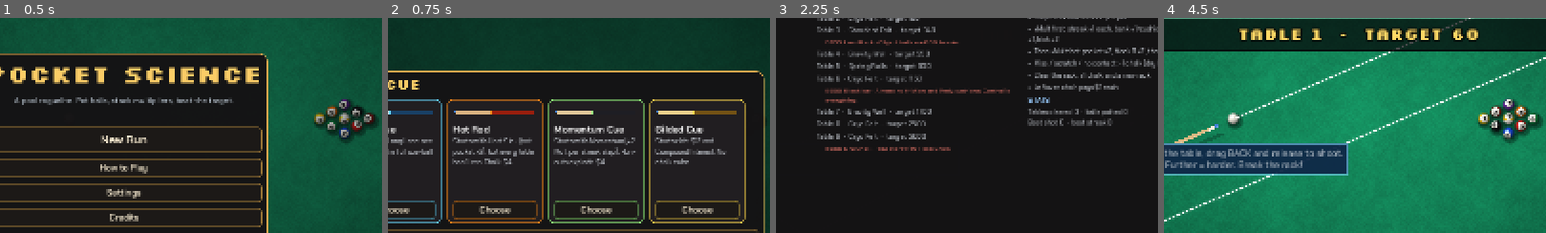
Above: before the commit, frames 1-4 (left to right).
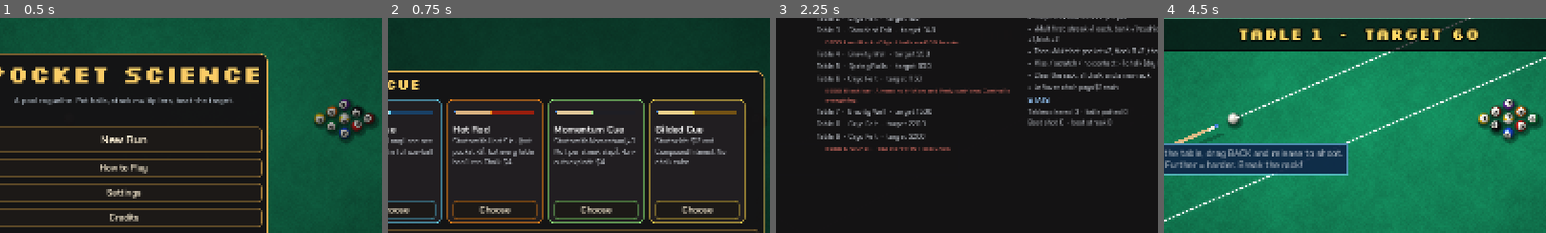
Above: after the commit, the same moments.

Repository: jordanbenjaminmitchell/pocket-science
Game: Godot game, scene res://main.tscn
Two runs of this game, one before a commit and one after it. Both use one fixed random seed, a clock stepped at 60 frames per second and the inputs below.
Inputs (mouse positions are % of the whole screen's width and height, from its top left):
- Up to frame 1 (0.5 s): no input
- Up to frame 2 (0.75 s): click "New Run" at 0.5 s
- Up to frame 3 (2.25 s): click "Choose" at 1.25 s; click "Run info [Tab]" at 2 s
- Up to frame 4 (4.5 s): tap Enter at 2.75, 4.25, 4.35 s; drag from (10, 81) to (60, 28) at 2.77 s; tap Space at 3.5 s; drag from (30, 55) to (45, 70) at 3.52 s; move the mouse to (60, 28) at 4.27 s; hold Right from 4.28 s (still down)
The pictures show only the part of the screen within x 35-85%, y 17-67%; the shares and areas given below are measured in that part.

Frame 1 is identical in both runs. In frame 2, less than 0.1% of the frame differs, in the area x 63-65%, y 57-59%; in frame 3, 0.1%, in the area x 35-41%, y 42-57%; in frame 4, nothing differs.

Commit message:
Balance round 3: easier late targets, fixed-pocket One Pocket x3, tougher Tilt/Heavy Cue, Overflow carries score, Momentum x3, High Roller 8+

Diff:
--- a/src/game/catalog.gd
+++ b/src/game/catalog.gd
@@ -33,7 +33,7 @@
 	"kick": {"name": "Kick Drum", "r": 1, "cost": 6, "icon": "↯", "fam": "cue", "desc": "Kick shots (cue hits a cushion first) that pot: ×2 Mult."},
 	"chain": {"name": "Chain Reaction", "r": 1, "cost": 7, "icon": "∞", "fam": "combo", "desc": "Combination pots (object ball into object ball) give ×2 Mult."},
 	"multi": {"name": "Cluster Theory", "r": 1, "cost": 6, "icon": "⁂", "fam": "combo", "desc": "Every extra ball potted in one shot gives +3 Mult instead of +1."},
-	"streak": {"name": "Momentum", "r": 1, "cost": 7, "icon": "»", "fam": "streak", "desc": "Your streak gives +2 Mult per step instead of +1."},
+	"streak": {"name": "Momentum", "r": 1, "cost": 7, "icon": "»", "fam": "streak", "desc": "Your streak gives +3 Mult per step instead of +1."},
 	"heat": {"name": "Heat Sink", "r": 1, "cost": 6, "icon": "♨", "fam": "pocket", "desc": "The hot pocket gives ×3 Mult instead of ×2, and +20 Chips."},
 	"power": {"name": "Kinetic Energy", "r": 1, "cost": 5, "icon": "⚡", "fam": "cue", "desc": "Shots at 85%+ power that pot give +5 Mult."},
 	"finesse": {"name": "Finesse", "r": 1, "cost": 6, "icon": "~", "fam": "cue", "desc": "Shots at 35% power or less that pot give ×2 Chips."},
@@ -69,7 +69,7 @@
 	"migration": {"name": "Stay Hot", "r": 1, "cost": 6, "icon": "♨", "fam": "pocket", "desc": "The hot pocket only moves after a shot that does not score."},
 	# ---- Ball numbers
 	"lowball": {"name": "Low Ball", "r": 0, "cost": 4, "icon": "₁", "fam": "number", "desc": "Balls 1, 2 and 3 give +4 Mult."},
-	"highball": {"name": "High Roller", "r": 0, "cost": 4, "icon": "¹⁵", "fam": "number", "desc": "Balls 10 to 15 give +40 Chips."},
+	"highball": {"name": "High Roller", "r": 0, "cost": 4, "icon": "¹⁵", "fam": "number", "desc": "Balls 8 and above give +35 Chips."},
 	"fibonacci": {"name": "Fibonacci", "r": 1, "cost": 6, "icon": "𝑓", "fam": "number", "desc": "Balls 1, 2, 3, 5, 8 and 13 give +3 Mult."},
 	"rotation": {"name": "Rotation", "r": 1, "cost": 6, "icon": "①", "fam": "number", "desc": "Potting the lowest-numbered ball on the table gives ×1.5 Mult."},
 	"moneyball": {"name": "Money Ball", "r": 1, "cost": 7, "icon": "⑨", "fam": "number", "desc": "Potting the highest-numbered ball on the table gives ×2 Mult and $2."},
@@ -78,7 +78,7 @@
 	"venture": {"name": "Venture Capital", "r": 1, "cost": 6, "icon": "↗", "fam": "money", "desc": "+1 Mult for every $5 you hold (max +6)."},
 	"hunter": {"name": "Bounty Hunter", "r": 0, "cost": 4, "icon": "★", "fam": "money", "desc": "Bounties pay double."},
 	"coupon": {"name": "Coupon Book", "r": 0, "cost": 3, "icon": "%", "fam": "money", "desc": "Rerolls in the Lab Supply start at $1."},
-	"overflow": {"name": "Overflow", "r": 1, "cost": 5, "icon": "≋", "fam": "money", "desc": "When a table is cleared, earn $1 for every 20% you scored over the target (max $6)."},
+	"overflow": {"name": "Overflow", "r": 1, "cost": 5, "icon": "≋", "fam": "money", "desc": "Points scored over a table's target carry into the next table (up to 25% of its target)."},
 	# ---- Risk & build-around
 	"glasscannon": {"name": "Glass Cannon", "r": 2, "cost": 8, "icon": "✦", "fam": "risk", "desc": "×3 Mult on every scoring shot, but misses and scratches cost 2 Chalk."},
 	"minimalist": {"name": "Minimalist", "r": 2, "cost": 7, "icon": "□", "fam": "risk", "desc": "×1.5 Mult for every empty Formula slot."},
@@ -113,7 +113,7 @@
 		"shaft": Color(0.8, 0.86, 0.9), "butt": Color(0.1, 0.25, 0.4), "accent": Color(0.4, 0.85, 1.0)},
 	"hotrod": {"name": "Hot Rod", "desc": "Starts with Heat Sink (hot pocket ×3), but every table has 1 less Chalk. $4.", "money": 4, "formulas": ["heat"], "reagents": [], "chalk": -1,
 		"shaft": Color(0.85, 0.7, 0.5), "butt": Color(0.6, 0.12, 0.05), "accent": Color(1.0, 0.55, 0.1)},
-	"momentum": {"name": "Momentum Cue", "desc": "Starts with Momentum (+2 Mult per streak step). Run-outs explode. $4.", "money": 4, "formulas": ["streak"], "reagents": [], "chalk": 0,
+	"momentum": {"name": "Momentum Cue", "desc": "Starts with Momentum (+3 Mult per streak step). Run-outs explode. $4.", "money": 4, "formulas": ["streak"], "reagents": [], "chalk": 0,
 		"shaft": Color(0.88, 0.78, 0.6), "butt": Color(0.12, 0.12, 0.14), "accent": Color(0.6, 1.0, 0.5)},
 	"gilded": {"name": "Gilded Cue", "desc": "Starts rich: $12 and Compound Interest. No chalk cube.", "money": 12, "formulas": ["interest"], "reagents": [], "chalk": 0,
 		"shaft": Color(0.92, 0.82, 0.55), "butt": Color(0.45, 0.32, 0.08), "accent": Color(1.0, 0.85, 0.3)},
@@ -130,16 +130,16 @@
 
 ## Anomalies are boss rules on every third table.
 const ANOMALIES := {
-	"tight": {"name": "Tight Pockets", "desc": "Pockets are 15% narrower."},
+	"tight": {"name": "Tight Pockets", "desc": "Pockets are 12% narrower."},
 	"sealed": {"name": "Sealed Sides", "desc": "Both side pockets are closed."},
 	"lead": {"name": "Lead Rack", "desc": "Object balls are 60% heavier."},
 	"fog": {"name": "Fog", "desc": "The guideline stops at the ghost ball."},
 	"dry": {"name": "Dry Chalk", "desc": "You start with 1 less Chalk."},
 	"cold": {"name": "Cold Pockets", "desc": "There is no hot pocket."},
 	"shrink": {"name": "Shrinking Pockets", "desc": "Every pocket narrows by 3% after each shot (down to 75%)."},
-	"onepocket": {"name": "One Pocket", "desc": "Only pots into the hot pocket score. Pots elsewhere score nothing (no Chalk lost). The hot pocket still moves."},
+	"onepocket": {"name": "One Pocket", "desc": "Only the hot pocket scores, and it pays ×3. It stays put all table. Pots elsewhere score nothing (no Chalk lost)."},
 	"rotation": {"name": "Rotation Rules", "desc": "You must hit the lowest-numbered ball first, or the shot is a foul."},
-	"heavycue": {"name": "Heavy Cue Ball", "desc": "The cue ball is 60% heavier: it follows through and scratches more."},
+	"heavycue": {"name": "Heavy Cue Ball", "desc": "The cue ball is twice as heavy: it follows through and scratches more."},
 	"blackice": {"name": "Black Ice", "desc": "Almost no friction and lively cushions. Control is everything."},
 	"taxman": {"name": "The Taxman", "desc": "Every scoring shot loses 15% of its Chips."},
 	"blind": {"name": "Blind Pockets", "desc": "The guideline never turns gold and pots show no value tag."},
@@ -168,9 +168,9 @@
 	{"target": 550, "rack": "ten"},
 	{"target": 800, "rack": "ten"},
 	{"target": 1150, "rack": "fifteen", "boss": true},
-	{"target": 1700, "rack": "fifteen"},
-	{"target": 2500, "rack": "fifteen"},
-	{"target": 3600, "rack": "fifteen", "boss": true},
+	{"target": 1500, "rack": "fifteen"},
+	{"target": 2200, "rack": "fifteen"},
+	{"target": 3200, "rack": "fifteen", "boss": true},
 ]
 
 
--- a/src/game/run_state.gd
+++ b/src/game/run_state.gd
@@ -36,6 +36,7 @@
 var pockets_used: Array = []
 var shrink_steps := 0
 var insured_used := 0
+var carry := 0           # Overflow: score carried into the next table
 
 # Run stats
 var total_pots := 0
@@ -101,7 +102,8 @@
 
 
 func begin_table() -> void:
-	score = 0
+	score = carry
+	carry = 0
 	streak = 0
 	shots_taken = 0
 	racks_cleared = 0
@@ -155,6 +157,8 @@
 	if current().anomaly == "cold":
 		hot_pocket = -1
 		return
+	if current().anomaly == "onepocket" and avoid >= 0:
+		return   # One Pocket: the pocket is fixed for the whole table
 	var choices: Array = []
 	for k in 6:
 		if k == avoid:
@@ -174,7 +178,7 @@
 	if formulas.has("jaws"):
 		s *= 1.12
 	if current().anomaly == "tight":
-		s *= 0.85
+		s *= 0.88
 	if current().anomaly == "shrink":
 		s *= maxf(0.75, 1.0 - 0.03 * shrink_steps)
 	return s
@@ -205,10 +209,10 @@
 			rows.append(["Compound interest", i])
 	if formulas.has("thrift") and chalk >= 2:
 		rows.append(["Thrift", 3])
-	if formulas.has("overflow") and target() > 0:
-		var over := int(floor((score - target()) / (target() * 0.2)))
-		if over > 0:
-			rows.append(["Overflow", mini(over, 6)])
+	if formulas.has("overflow"):
+		var nxt := table_index + 1
+		var next_target: int = plan[nxt].target if nxt < plan.size() else int(target() * 1.6)
+		carry = mini(maxi(score - target(), 0), int(next_target * 0.25))
 	var total := 0
 	for r in rows:
 		total += r[1]
@@ -423,12 +427,12 @@
 			s.drag = 0.03
 			s.rail_e = 0.9
 		"tilt":
-			s.tilt = Vector2(0, 55.0 if (seed_value + table_index) % 2 == 0 else -55.0)
+			s.tilt = Vector2(0, 90.0 if (seed_value + table_index) % 2 == 0 else -90.0)
 	for i in s.count():
 		var m := 1.0
 		if s.num[i] == 0:
 			if t.anomaly == "heavycue":
-				m = 1.6
+				m = 2.0
 		else:
 			if t.anomaly == "lead":
 				m = 1.6
@@ -481,7 +485,7 @@
 		"money": money, "formulas": formulas, "reagents": reagents, "isotopes": iso,
 		"catalyst": catalyst, "plan": plan, "endless": endless, "total_pots": total_pots,
 		"best_shot": best_shot, "tables_cleared": tables_cleared, "best_streak": best_streak,
-		"phase": phase,
+		"phase": phase, "carry": carry,
 	}
 	if phase == "table":
 		d["table"] = {
@@ -574,6 +578,7 @@
 	best_shot = int(d.get("best_shot", 0))
 	tables_cleared = int(d.get("tables_cleared", 0))
 	best_streak = int(d.get("best_streak", 0))
+	carry = int(d.get("carry", 0))
 	# v1 saves only knew "start of table".
 	phase = str(d.get("phase", "table"))
 	table_snapshot = {}
--- a/src/game/scorer.gd
+++ b/src/game/scorer.gd
@@ -82,7 +82,7 @@
 	var lines: Array = out.lines
 	var streak: int = ctx.get("streak", 0)
 	if streak > 0:
-		var per := 2.0 if formulas.has("streak") else 1.0
+		var per := 3.0 if formulas.has("streak") else 1.0
 		lines.append(_l("Streak %d" % streak, "mult", per * streak))
 
 	var gold_paid := 0
@@ -148,7 +148,7 @@
 		if idx >= 1:
 			lines.append(_l("Cluster", "mult", 3 if formulas.has("multi") else 1, n, k))
 		if k == hot:
-			lines.append(_l("Hot pocket", "xmult", 3 if formulas.has("heat") else 2, n, k))
+			lines.append(_l("Hot pocket", "xmult", 3 if (formulas.has("heat") or anomaly == "onepocket") else 2, n, k))
 			if formulas.has("heat"):
 				lines.append(_l("Heat Sink", "chips", 20, n, k))
 		if n == 8:
@@ -161,8 +161,8 @@
 			lines.append(_l("Hot Hand", "chips", 20, n, k))
 		if formulas.has("lowball") and n <= 3:
 			lines.append(_l("Low Ball", "mult", 4, n, k))
-		if formulas.has("highball") and n >= 10:
-			lines.append(_l("High Roller", "chips", 40, n, k))
+		if formulas.has("highball") and n >= 8:
+			lines.append(_l("High Roller", "chips", 35, n, k))
 		if formulas.has("fibonacci") and [1, 2, 3, 5, 8, 13].has(n):
 			lines.append(_l("Fibonacci", "mult", 3, n, k))
 		if formulas.has("rotation") and n == lowest:
--- a/src/main.gd
+++ b/src/main.gd
@@ -128,7 +128,7 @@
 			sfx.play_music("boss")
 		else:
 			sfx.play_music(lab)
-	view.hot_mult = 3 if run.formulas.has("heat") else 2
+	view.hot_mult = 3 if (run.formulas.has("heat") or t.anomaly == "onepocket") else 2
 	view.hot_pocket = run.hot_pocket
 	_refresh_hud()
 
@@ -1239,7 +1239,7 @@
 		lbl_bounty.text = ("✔ " if run.bounty_done else "★ ") + "Bounty: %s  +$%d" % [bt.name, bt.reward]
 		lbl_bounty.add_theme_color_override("font_color", Color(0.5, 1.0, 0.6) if run.bounty_done else Color(1.0, 0.85, 0.35))
 	chalk_pips.set_count(run.chalk, run.max_chalk())
-	var per := 2.0 if run.formulas.has("streak") else 1.0
+	var per := 3.0 if run.formulas.has("streak") else 1.0
 	lbl_streak.text = "%d  (+%s Mult)" % [run.streak, _fmt(run.streak * per)] if run.streak > 0 else "0"
 	lbl_money.text = "$%d" % run.money
 	var flags: Array[String] = []
@@ -1971,10 +1971,11 @@
 	run.begin_table()
 	_setup_table()
 	_save_progress()
-	_animate_score(0, 0)
+	# Overflow can start a table with carried-over points.
 	shown_score = 0
+	_animate_score(0, run.score)
 	_set_chips_mult(0, 1)
-	lbl_line.text = "Pot balls to score Chips × Mult"
+	lbl_line.text = "Overflow carried %d points" % run.score if run.score > 0 else "Pot balls to score Chips × Mult"
 	_enter_aim()
 	var t := run.current()
 	var msg := "TABLE %d  ·  TARGET %d" % [run.table_index + 1, run.target()]
@@ -2170,7 +2171,7 @@
 	c3.add_theme_constant_override("separation", 6)
 	cols.add_child(c3)
 	c3.add_child(_label("SCORING", 16, Color(0.6, 0.8, 1.0)))
-	var streak_per := 2 if run.formulas.has("streak") else 1
+	var streak_per := 3 if run.formulas.has("streak") else 1
 	var hot_x := 3 if run.formulas.has("heat") else 2
 	var rules := [
 		"Shot = Chips × Mult",
--- a/tests/test_flow.gd
+++ b/tests/test_flow.gd
@@ -63,8 +63,12 @@
 			break
 	check(bought and g.run.formulas.size() == 1, "bought a formula")
 	g._refresh_shop()
+	g.run.carry = 37
 	g._next_table()
-	await _frames(2)
+	await _frames(90)
+	check(g.run.score == 37 and g.lbl_score.text == "37", "carried Overflow score shows on the HUD (%s)" % g.lbl_score.text)
+	g.run.score = 0
+	g._refresh_hud()
 	check(g.state == g.S.AIM and g.run.table_index == 1, "next table starts")
 	# Reagents
 	g.run.reagents.assign(["bluechalk", "forecast"])
--- a/tests/test_formulas.gd
+++ b/tests/test_formulas.gd
@@ -43,7 +43,7 @@
 	check(run_case(["chain"], combo).mult == 6, "chain reaction x2")
 	var two := [{"type": "ball", "a": 0, "b": 3}, {"type": "ball", "a": 3, "b": 5}, pot(5, 0), pot(3, 0)]
 	check(run_case(["multi"], two).mult == 1 + 2 + 3, "cluster +3 per extra ball")
-	check(run_case([], hit5, {"streak": 2}).mult == 3 and run_case(["streak"], hit5, {"streak": 2}).mult == 5, "momentum doubles streak")
+	check(run_case([], hit5, {"streak": 2}).mult == 3 and run_case(["streak"], hit5, {"streak": 2}).mult == 7, "momentum triples streak")
 	check(run_case([], hit5, {"hot_pocket": 0}).mult == 2 and run_case(["heat"], hit5, {"hot_pocket": 0}).mult == 3 and run_case(["heat"], hit5, {"hot_pocket": 0}).chips == 35, "heat sink x3 and +20 chips")
 	check(run_case(["power"], hit5, {"power": 0.9}).mult == 6 and run_case(["power"], hit5, {"power": 0.5}).mult == 1, "kinetic energy at 85%+")
 	check(run_case(["finesse"], hit5, {"power": 0.3}).chips == 30, "finesse x2 chips")
@@ -79,7 +79,7 @@
 	check(run_case(["collector"], hit5, {"pockets_used": [2, 4]}).mult == 1 + 6, "collector +2 per distinct pocket")
 	var low := [{"type": "ball", "a": 0, "b": 2}, pot(2, 0)]
 	check(run_case(["lowball"], low).mult == 5, "low ball +4")
-	check(run_case(["highball"], [{"type": "ball", "a": 0, "b": 14}, pot(14, 0)]).chips == 24 + 40, "high roller +40")
+	check(run_case(["highball"], [{"type": "ball", "a": 0, "b": 14}, pot(14, 0)]).chips == 24 + 35 and run_case(["highball"], [{"type": "ball", "a": 0, "b": 8}, pot(8, 0)]).chips == 18 + 35, "high roller +35 for 8 and up")
 	check(run_case(["fibonacci"], [{"type": "ball", "a": 0, "b": 13}, pot(13, 0)]).mult == 4, "fibonacci +3")
 	check(is_equal_approx(run_case(["rotation"], low, {"lowest": 2}).mult, 1.5) and run_case(["rotation"], low, {"lowest": 1}).mult == 1, "rotation x1.5 on lowest ball")
 	var mb := run_case(["moneyball"], hit5, {"highest": 5})
@@ -94,7 +94,7 @@
 	check(run_case([], [{"type": "ball", "a": 0, "b": 1}, pot(1, 0)], {"anomaly": "rotation", "lowest": 1}).scored, "rotation boss: lowest first scores")
 	check(run_case([], eight, {"anomaly": "cursed8"}).foul == "Cursed 8", "cursed 8 voids the shot")
 	check(run_case([], hit5, {"anomaly": "onepocket", "hot_pocket": 3}).foul == "Wrong pocket", "one pocket: other pockets do not score")
-	check(run_case([], hit5, {"anomaly": "onepocket", "hot_pocket": 0}).total == 30, "one pocket: hot pocket scores")
+	check(run_case([], hit5, {"anomaly": "onepocket", "hot_pocket": 0}).total == 45, "one pocket: hot pocket scores x3")
 	check(run_case([], hit5, {"anomaly": "taxman"}).total == 12, "taxman takes 15% of chips")
 	print("labs and isotopes")
 	check(run_case([], hit5, {"lab": "cryo"}).mult == 2, "cryo +1 mult")
@@ -134,7 +134,11 @@
 	th.score = th.target() * 2
 	var pr := th.payout()
 	check(pr.any(func(r): return r[0] == "Thrift" and r[1] == 3), "thrift pays $3 with 2+ chalk")
-	check(pr.any(func(r): return r[0] == "Overflow" and r[1] == 5), "overflow $1 per 20% over target")
+	var next_t: int = th.plan[1].target
+	check(th.carry == mini(th.score - th.target(), int(next_t * 0.25)), "overflow carries excess score (%d)" % th.carry)
+	th.advance_table()
+	th.begin_table()
+	check(th.score == int(next_t * 0.25) and th.carry == 0, "next table starts with the carried score")
 	var gc := RunState.new()
 	gc.start(8)
 	gc.formulas.assign(["glasscannon"])
--- a/tests/test_rules.gd
+++ b/tests/test_rules.gd
@@ -60,8 +60,10 @@
 	op.plan[0].anomaly = "onepocket"
 	op.begin_table()
 	var c0 := op.chalk
+	var hot_fixed := op.hot_pocket
 	var wp := op.apply_shot({"scored": false, "foul": "Wrong pocket", "total": 0, "money": 0, "catalyst_gain": 0.0, "potted": [4], "shattered": [], "lines": []}, false, 5, true)
 	check(op.chalk == c0 and not wp.chalk_lost and op.streak == 0, "one pocket: wrong pocket costs no chalk but breaks the streak")
+	check(op.hot_pocket == hot_fixed, "one pocket: the pocket stays put")
 	print("bounty")
 	var b := RunState.new()
 	b.start(3)
Not shown, added: docs/playtests/REPORT_round3.md
Not shown, added: docs/playtests/round3/builder.jsonl
Not shown, added: docs/playtests/round3/casual.jsonl
Not shown, added: docs/playtests/round3/expert.jsonl
Not shown, added: docs/playtests/round3/gambler.jsonl
Not shown, added: docs/playtests/round3/novice.jsonl
Not shown, added: docs/playtests/round3/saver.jsonl
